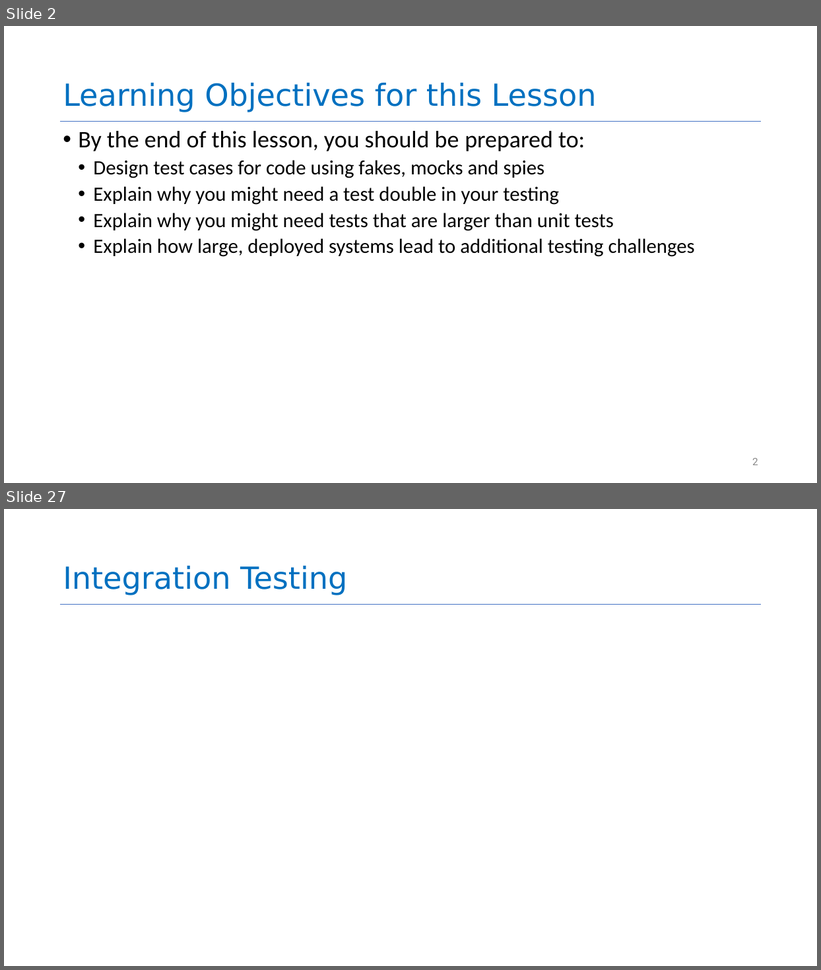
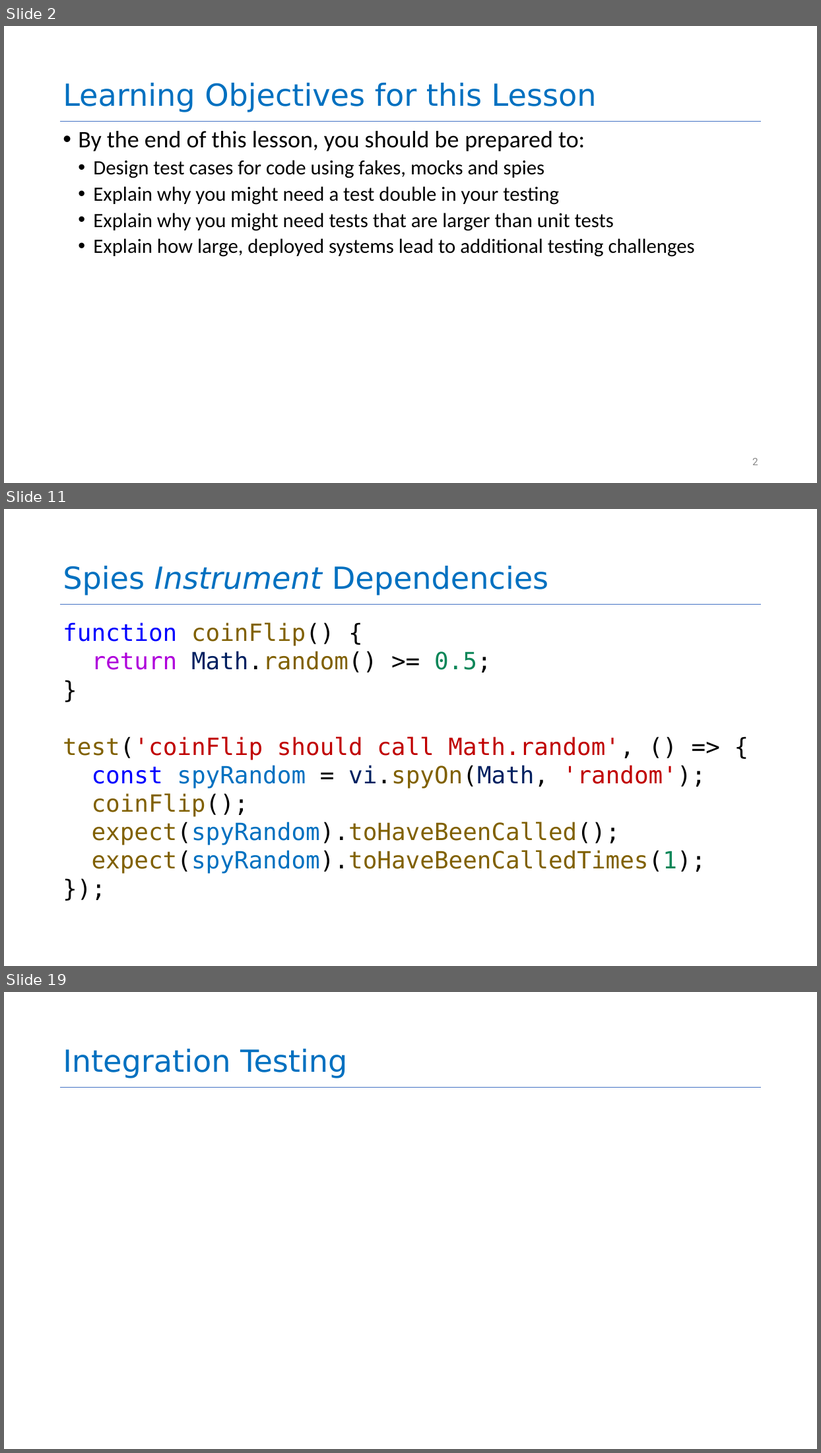
Before and after one commit to neu-se/CS4530-Spring-2026, a slide deck: Slides/Module 10 Testing Larger Things.pptx. Shown one above the other, each under a label of ours: slides 2 and 27 before the commit, slides 2, 11 and 19 after it; the slides between them are not shown. The pictures are 821x970 and 821x1453 pixels, drawn with LibreOffice and Linux fonts; fonts in the diff are those of the drawing. Boxes give left, top, right and bottom in pixels: in the first picture for what was removed or moved away, otherwise in the second. Text is boxed around its words. In the diff, an @@ line names an element or a change of style, - is before the commit and + after.

```diff
--- a/Slides/Module 10 Testing Larger Things.pptx
+++ b/Slides/Module 10 Testing Larger Things.pptx
@@ slide 11 added at (4,509,817,966), background #FFFFFF; not listed: 1 template element that a slide beside it also shows @@
@@ title added at (63,566,548,595), 72 pt, text #0070C0 @@
+Spies Instrument Dependencies
@@ text added at (63,623,706,874), 56 pt, text #806000 @@
+function coinFlip() {
+return Math.random() >= 0.5;
+}
+test('coinFlip should call Math.random', () => {
+const spyRandom = vi.spyOn(Math, 'random');
+coinFlip();
+expect(spyRandom).toHaveBeenCalled();
+expect(spyRandom).toHaveBeenCalledTimes(1);
+});
@@ what was slide 27 is now slide 19 @@
```
Also in this commit, not shown: 24 slides changed, 18 other slides added, 2 other files.
